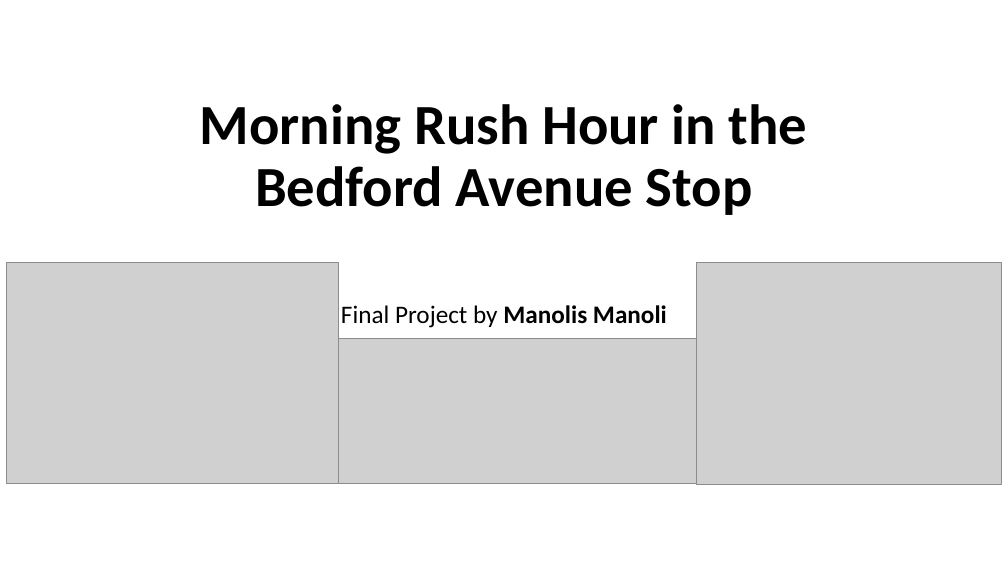
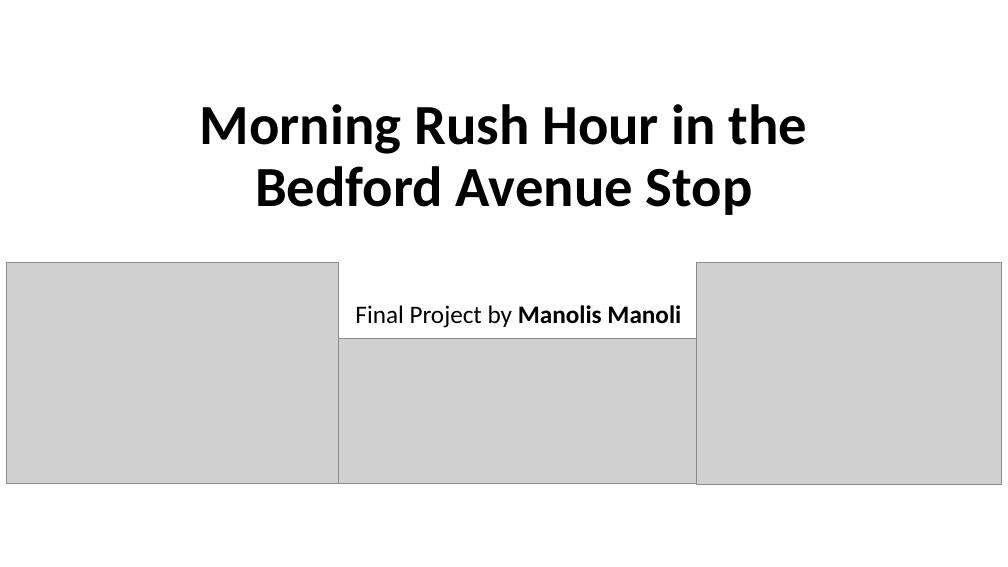
Before and after one commit to ManolisManoli/Data604_Sim-Mod, a slide deck: slide 1 of Final_Project/ManolisManoli_FinalProject_Data604.pptx. Drawn at 1008x567 pixels with LibreOffice and Linux fonts; fonts in the diff are those of the drawing; grey boxes stand for pictures. Boxes give left, top, right and bottom in pixels: in the first picture for what was removed or moved away, otherwise in the second. Text is boxed around its words. In the diff, an @@ line names an element or a change of style, - is before the commit and + after.

```diff
--- a/Final_Project/ManolisManoli_FinalProject_Data604.pptx
+++ b/Final_Project/ManolisManoli_FinalProject_Data604.pptx
@@ subtitle "Final Project by Manolis Manoli": place and size @@
-subtitle "Final Project by Manolis Manoli" at bbox=[341, 305, 667, 328]
+subtitle "Final Project by Manolis Manoli" at bbox=[355, 305, 681, 328]
```
Also in this commit, not shown: 1 other slide changed, 11 slides added, 1 slide removed.
